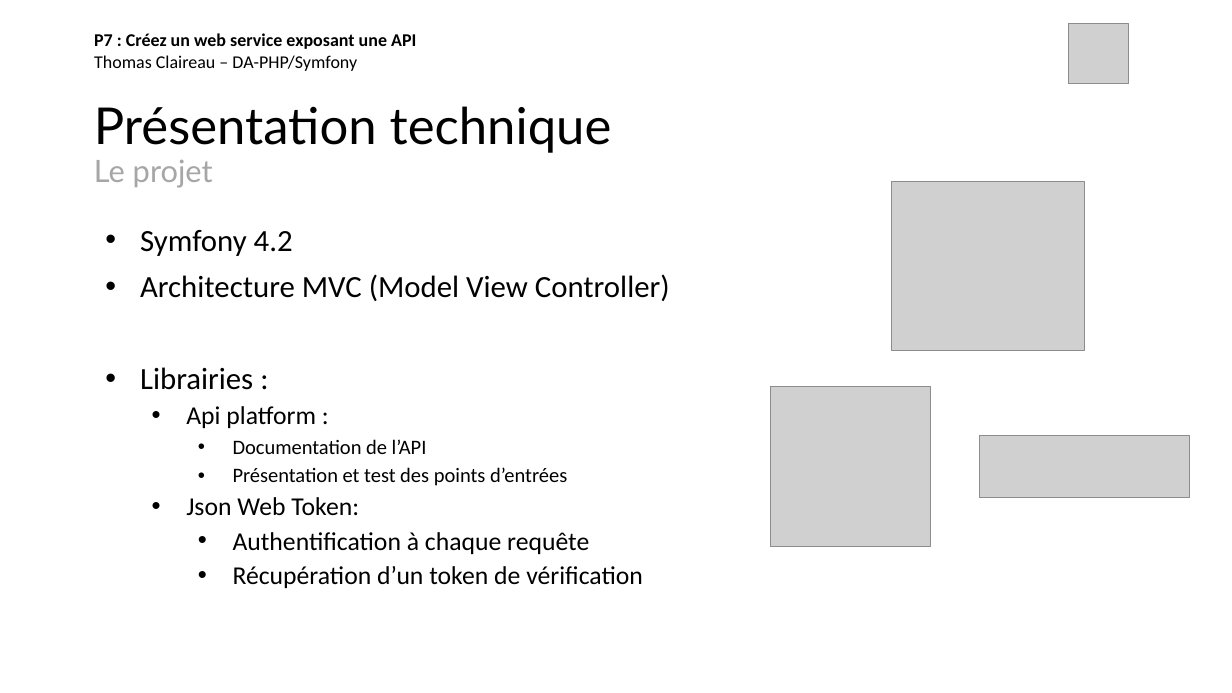
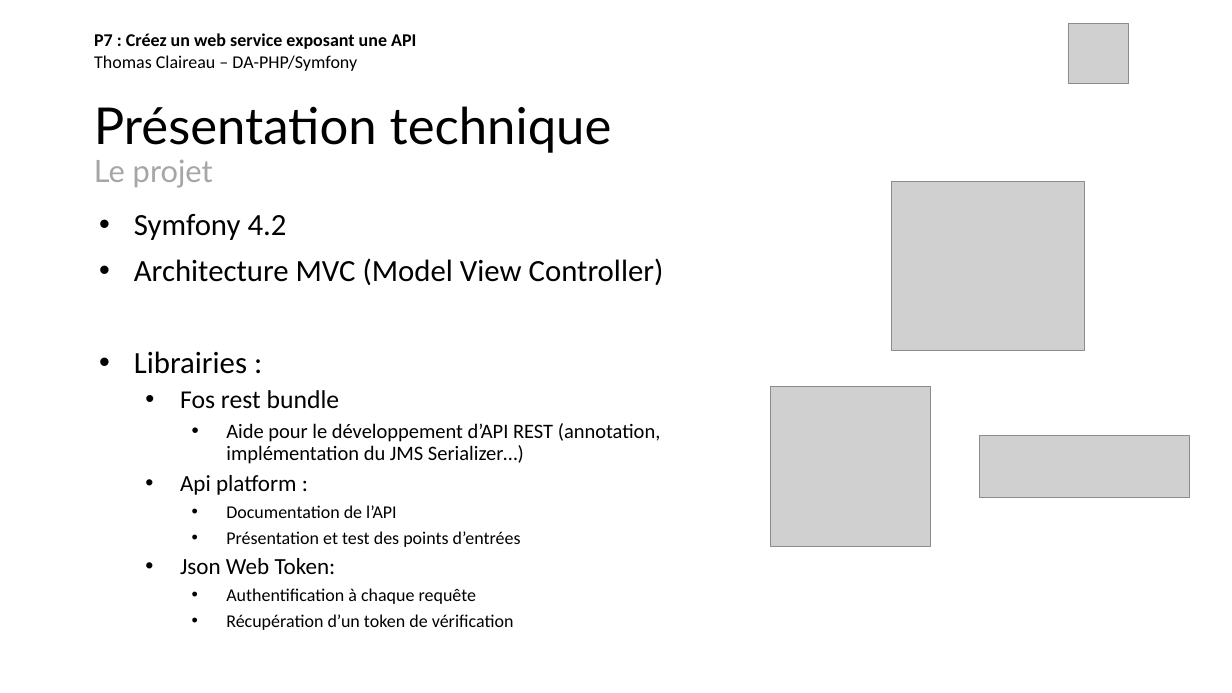
Before and after one commit to thomas-claireau/PHP-P7-Openclassrooms, a slide deck: slide 6 of P7_claireau_thomas/présentation-p7-php-openclassrooms.pptx. Drawn at 1232x693 pixels with LibreOffice and Linux fonts; fonts in the diff are those of the drawing; grey boxes stand for pictures. Boxes give left, top, right and bottom in pixels: in the first picture for what was removed or moved away, otherwise in the second. Text is boxed around its words. In the diff, an @@ line names an element or a change of style, - is before the commit and + after.

```diff
--- a/P7_claireau_thomas/présentation-p7-php-openclassrooms.pptx
+++ b/P7_claireau_thomas/présentation-p7-php-openclassrooms.pptx
@@ text "Symfony 4.2": place and size @@
-text "Symfony 4.2" at (140, 230, 670, 588)
+text "Symfony 4.2" at (134, 214, 664, 630)
@@ text at (180, 390, 661, 464): paragraphs added @@
+  • Fos rest bundle
+    • Aide pour le développement d’API REST (annotation, implémentation du JMS Serializer…)
@@ text at (180, 505, 521, 630): size 20 to 18 pt in "Api platform :", "Json Web Token:"; size 16 to 14 pt in "Documentation de l’API", "Présentation et test des points d’entrées"; size 20 to 14 pt in "Authentification à chaque requête", "Récupération d’un token de vérification" @@
```
Also in this commit, not shown: 2 other slides changed.
